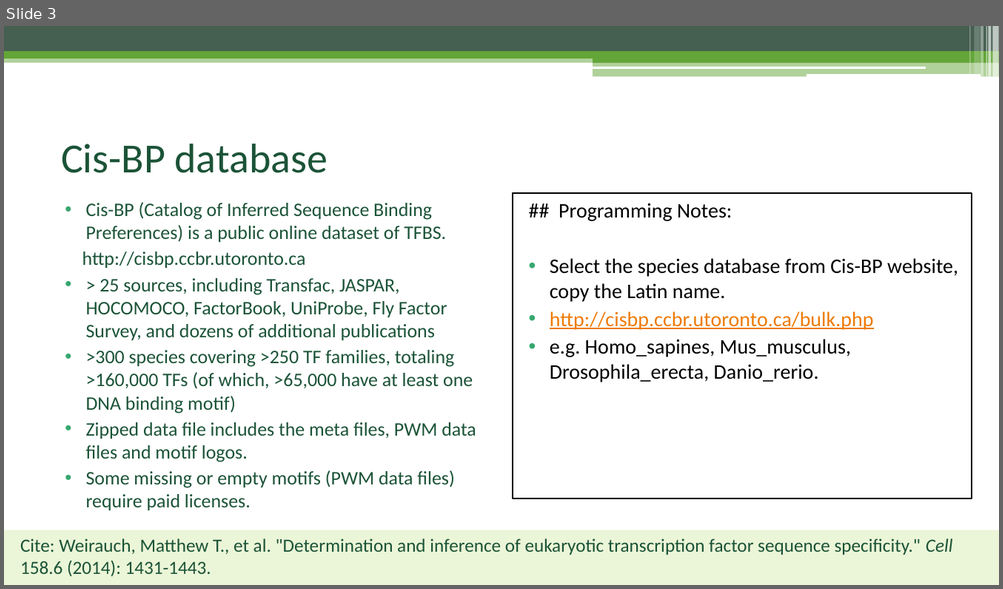
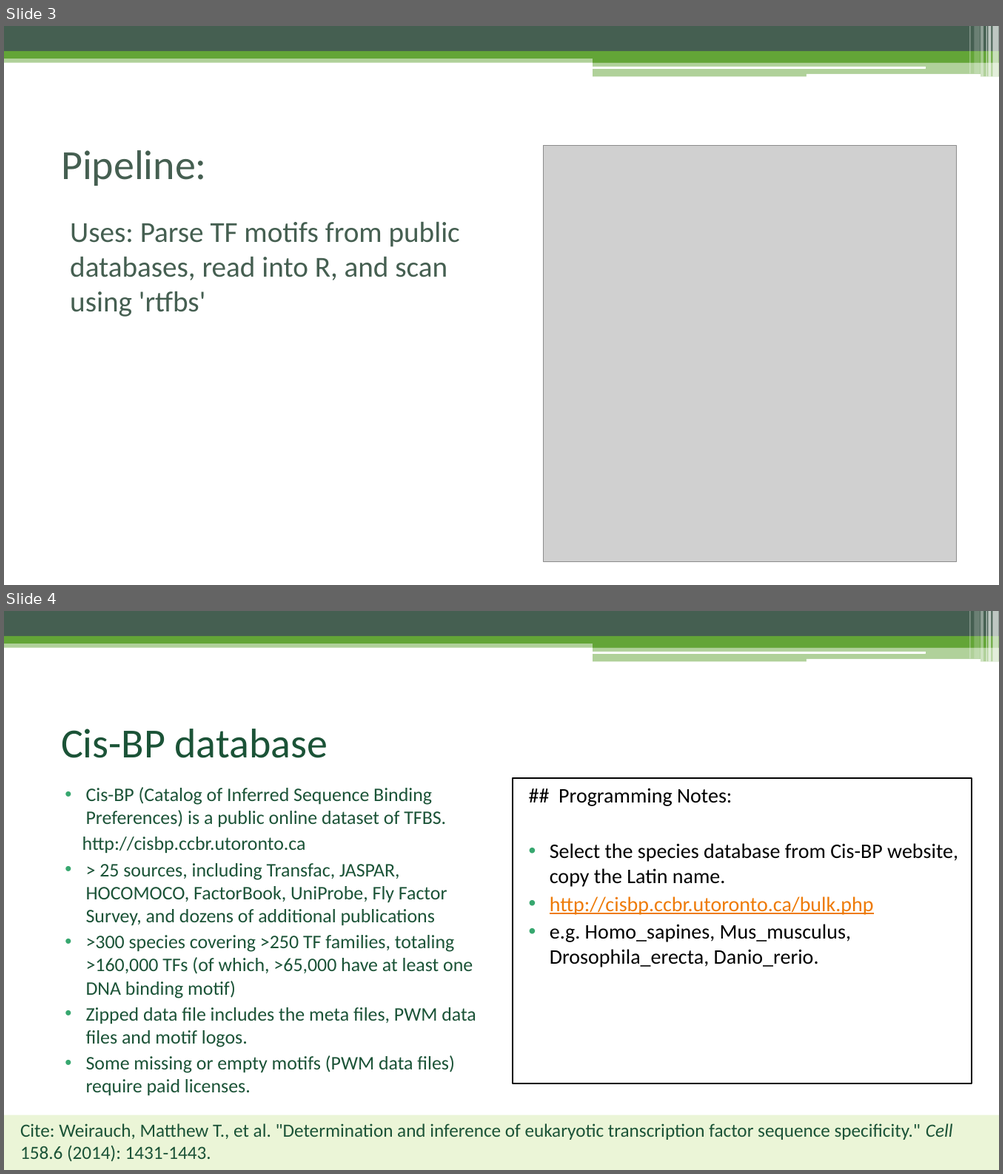
Before and after one commit to Danko-Lab/rtfbs_db, a slide deck: rtfbsdb-tutorial.pptx. Shown one above the other, each under a label of ours: slide 3 before the commit, slides 3 and 4 after it. The pictures are 1003x589 and 1003x1174 pixels, drawn with LibreOffice and Linux fonts; fonts in the diff are those of the drawing; grey boxes stand for pictures. Boxes give left, top, right and bottom in pixels: in the first picture for what was removed or moved away, otherwise in the second. Text is boxed around its words. In the diff, an @@ line names an element or a change of style, - is before the commit and + after.

Commit message:
Importing HOCOMOCO and MotifDB.

```diff
--- a/rtfbsdb-tutorial.pptx
+++ b/rtfbsdb-tutorial.pptx
@@ slide 3 added at (x1=4, y1=26, x2=999, y2=585), background #FFFFFF; not listed: 13 template elements that a slide beside it also shows @@
@@ title added at (x1=61, y1=150, x2=207, y2=186), 40 pt, text #455F51 @@
+Pipeline:
@@ picture added at (x1=543, y1=145, x2=957, y2=562) @@
@@ text added at (x1=70, y1=221, x2=460, y2=317), 28 pt, text #455F51 @@
+Uses: Parse TF motifs from public databases, read into R, and scan using 'rtfbs'
@@ what was slide 3 is now slide 4 @@
```
Also in this commit, not shown: 4 slides changed, 2 other slides added, 10 other files.
